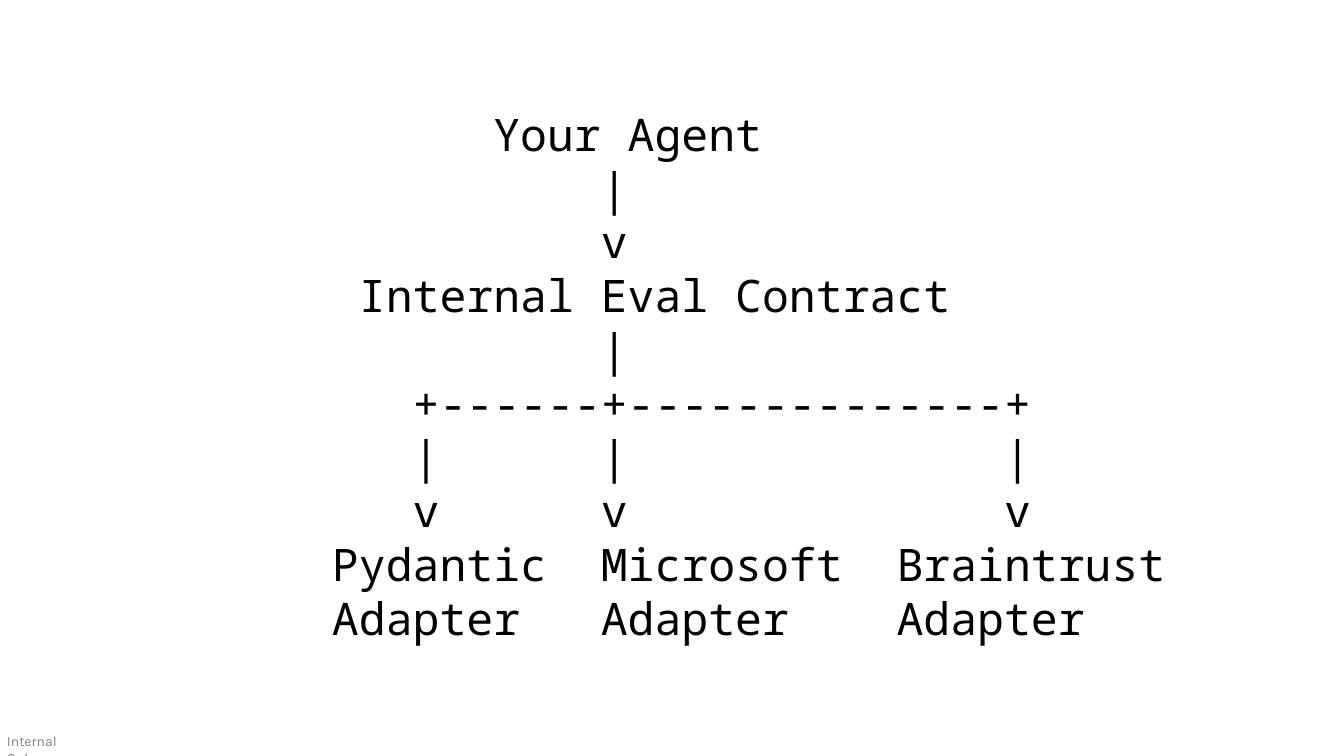
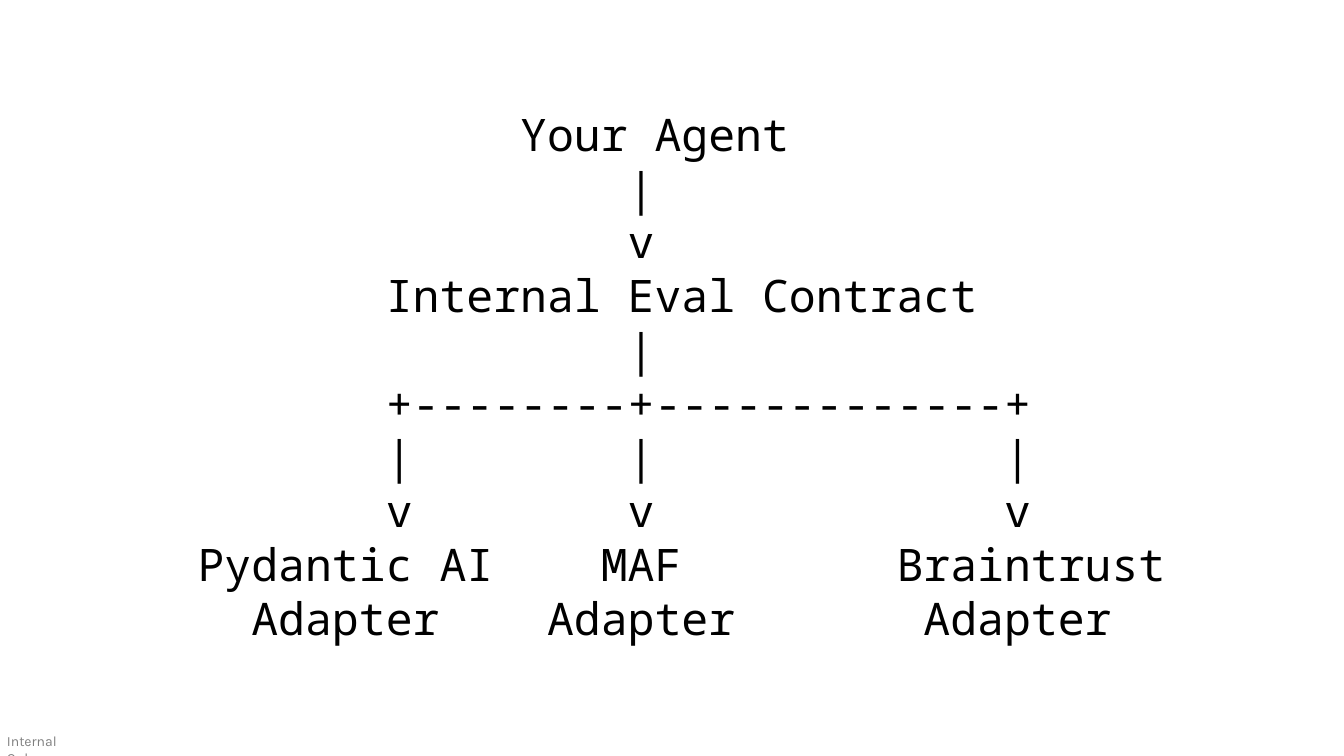
Before and after one commit to devlinduldulao/agents-and-skill-demo, a slide deck: slide 72 of ddc.pptx. Drawn at 1344x756 pixels with LibreOffice and Linux fonts; fonts in the diff are those of the drawing. Boxes give left, top, right and bottom in pixels: in the first picture for what was removed or moved away, otherwise in the second. Text is boxed around its words. In the diff, an @@ line names an element or a change of style, - is before the commit and + after.

```diff
--- a/ddc.pptx
+++ b/ddc.pptx
@@ text at (x1=198, y1=119, x2=1166, y2=646): text changed @@
-+------+--------------+
++--------+-------------+
@@ text at (x1=198, y1=547, x2=1166, y2=592): text changed @@
-Pydantic Microsoft Braintrust
+Pydantic AI MAF Braintrust
```
Also in this commit, not shown: 1 other file.
